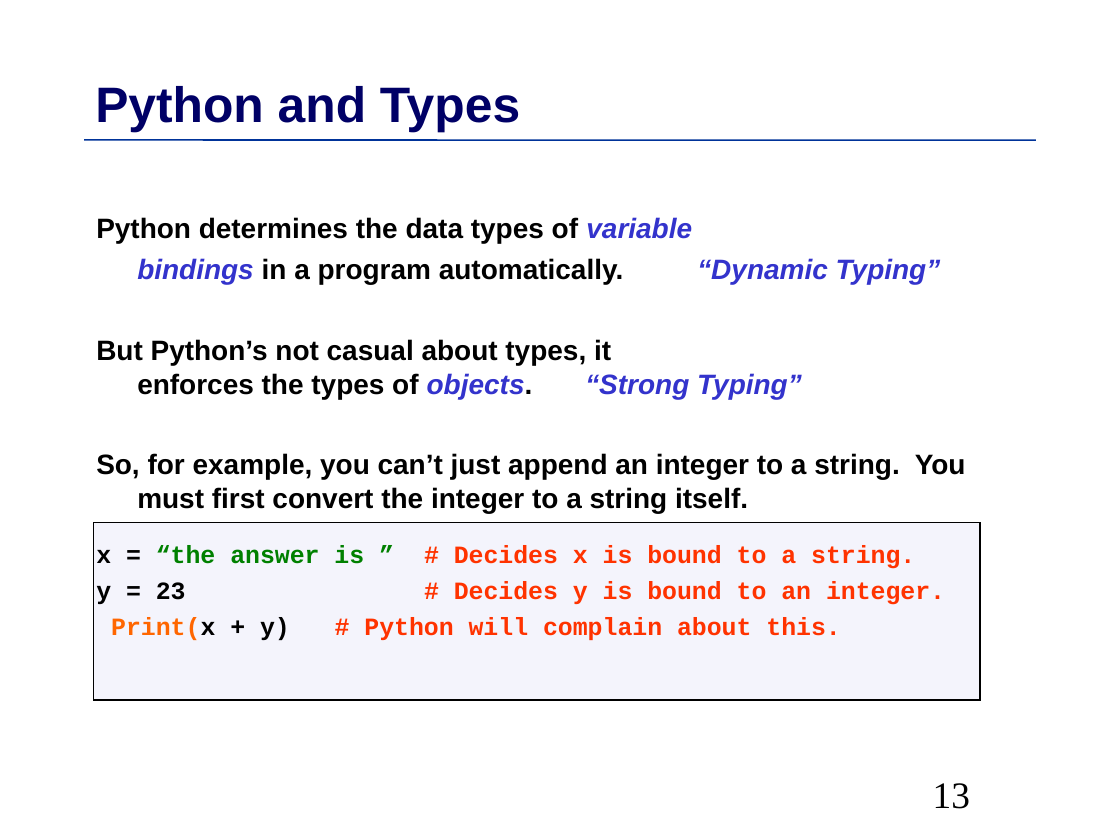
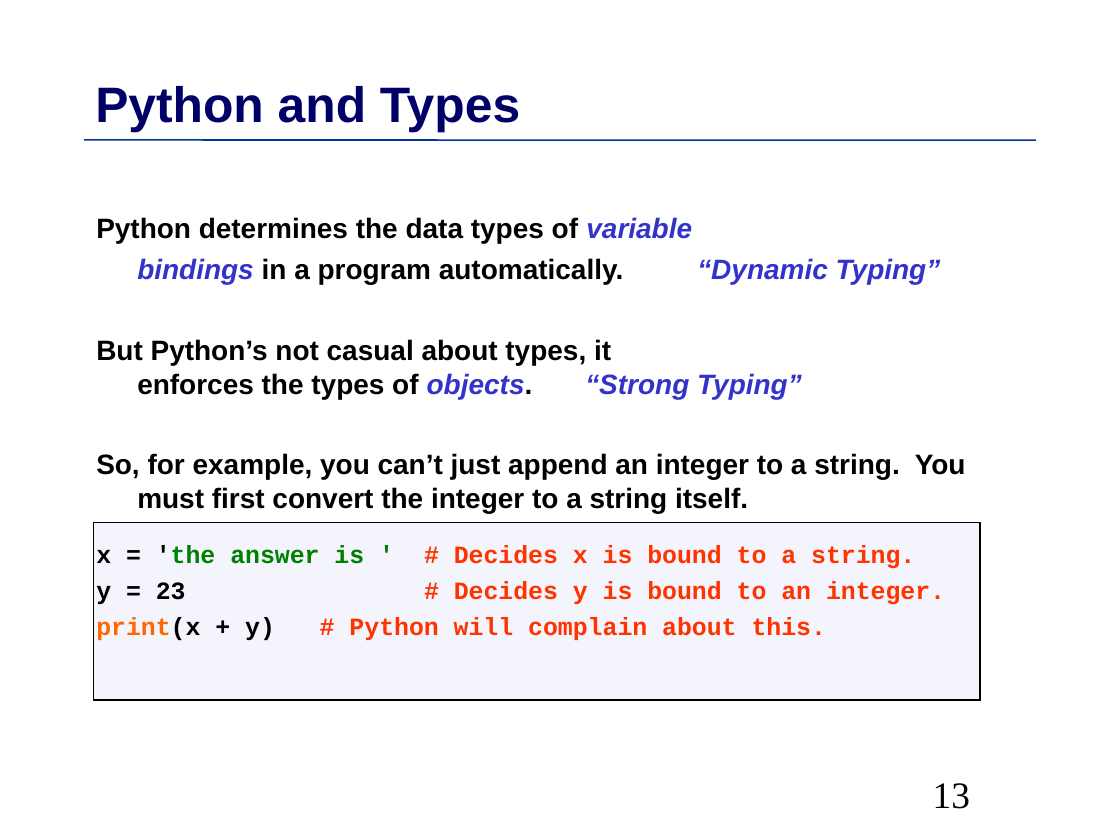
Before and after one commit to MPIDS/Python-Course, a slide deck: slide 13 of 01-basics/Talk/Python-Introduction.odp. Drawn at 1120x840 pixels with LibreOffice and Linux fonts; fonts in the diff are those of the drawing. Boxes give left, top, right and bottom in pixels: in the first picture for what was removed or moved away, otherwise in the second. Text is boxed around its words. In the diff, an @@ line names an element or a change of style, - is before the commit and + after.

```diff
--- a/01-basics/Talk/Python-Introduction.odp
+++ b/01-basics/Talk/Python-Introduction.odp
@@ text at (x1=96, y1=545, x2=915, y2=569): text changed @@
-x = “the answer is ” # Decides x is bound to a string.
+x = 'the answer is ' # Decides x is bound to a string.
@@ text at (x1=96, y1=617, x2=826, y2=640): text changed @@
-Print(x + y) # Python will complain about this.
+print(x + y) # Python will complain about this.
```
Also in this commit, not shown: 46 other slides changed, 1 slide added, 1 slide removed.
